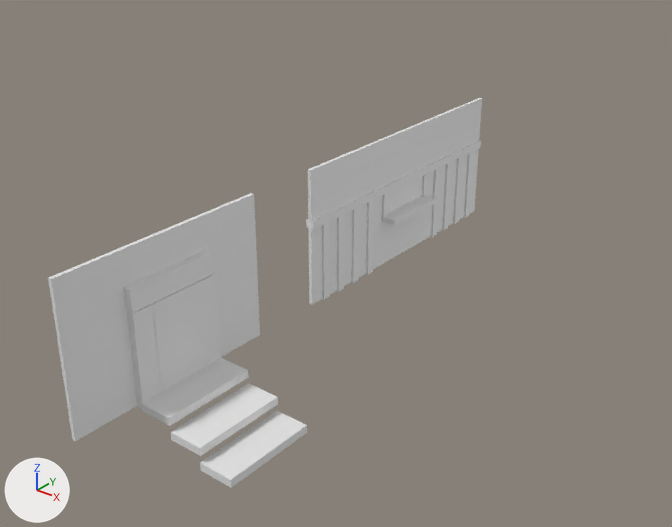
A saved change to the Blender file Blender/BeachTown/BeachTown.blend.
Before and after are seen from a camera (50 mm lens) standing at (126.4, -104.8, 103.9) and looking at (-9.4, 64.9, -1.3). Every picture has the same lights, and +X, +Y and +Z are marked at lower left. The picture after the commit comes second.

Before the edit, the objects in view are built like this:
```python
me_cube_006 = bpy.data.meshes.new('Cube.006')
me_cube_006.from_pydata(...)  # a box spanning x 10.9..18.8, y -10.7..10.8, z -3.9..-2.1
me_cube_008 = bpy.data.meshes.new('Cube.008')
me_cube_008.from_pydata(...)  # a box spanning x 0.6..1.4, y -25.3..24.4, z -0.2..33.2
me_cube_020 = bpy.data.meshes.new('Cube.020')
me_cube_020.from_pydata(...)  # a box spanning x -1.0..1.0, y -1.0..1.0, z -1.0..1.0
ob_cube_011 = bpy.data.objects.new('Cube.011', me_cube_020)
ob_cube_011.location = (3.3, 79.0, 12.5)
ob_cube_011.scale = (1.98, 9.32, 0.671)
ob_door_005 = bpy.data.objects.new('Door.005', me_cube_006)
ob_door_005.location = (0.0, 0.0, 0.0)
ob_doorwall_001 = bpy.data.objects.new('DoorWall.001', me_cube_008)
ob_doorwall_001.location = (0.0, 79.7, 0.0)
ob_doorwall_001.scale = (1.0, 1.47, 1.0)
# also in view: 'Door.001' at (2.2, 8.1, 10.2); 'Door.002' at (2.2, -8.2, 10.2); 'Door' at (2.2, -0.1, 10.2); 'Door.004' at (6.8, 0.0, 0.1); 'DoorWall' at (1.0, -0.5, 16.5)
```
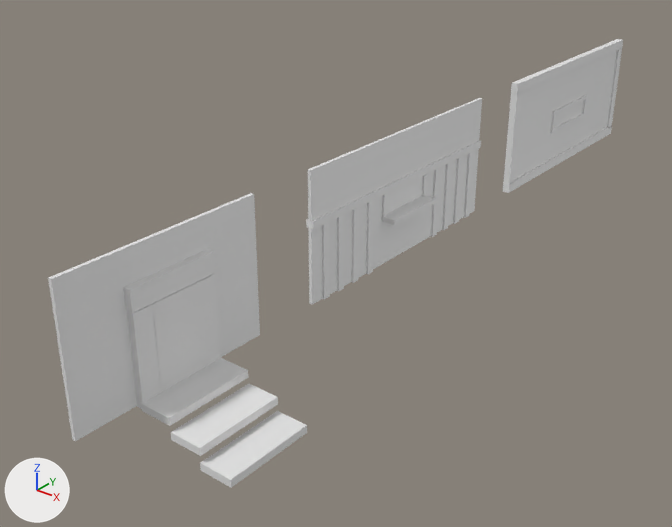
Commit message: Beach Town
- window wall

Where the change shows, as pixel boxes [x1, y1, x2, y2] in the pictures (672 x 527 px):
'DoorWall.002', added
    after: [514, 51, 617, 180]
'Cube.017', added
    after: [511, 39, 623, 94]
'Cube.016', added
    after: [503, 127, 612, 193]
'Cube.019', added
    after: [504, 91, 522, 184]
'Cube.018', added
    after: [607, 48, 622, 128]
'Cube.013', added
    after: [554, 113, 584, 132]
'Cube.012', added
    after: [555, 96, 586, 114]
'Cube.014', added
    after: [551, 111, 556, 133]

What the commit changed:
Object 'DoorWall.002' (ob_doorwall_002) is new; it shows a copy of the mesh of ob_doorwall_001.
Its location is (0.0, 172.3, 0.0).
Its scale is (1.0, 1.47, 1.0).
Object 'Cube.019' (ob_cube_019) is new; it shows a copy of the mesh of ob_cube_011.
Its location is (1.0, 136.0, 16.5).
Its rotation in degrees is (90, 0, 0).
Its scale is (1.0, 14.2, 1.45).
Object 'Cube.018' (ob_cube_018) is new; it shows a copy of the mesh of ob_cube_011.
Its location is (1.0, 207.5, 16.5).
Its rotation in degrees is (90, 0, 0).
Its scale is (1.0, 14.2, 1.45).
Object 'Cube.017' (ob_cube_017) is new; it shows a copy of the mesh of ob_cube_011.
Its location is (1.0, 171.7, 31.9).
Its scale is (1.0, 37.2, 1.45).
Object 'Cube.016' (ob_cube_016) is new; it shows a copy of the mesh of ob_cube_011.
Its location is (1.0, 171.7, 1.1).
Its scale is (1.0, 37.2, 1.45).
Object 'Cube.015' (ob_cube_015) is new; it shows a copy of the mesh of ob_cube_011.
Its location is (1.0, 183.8, 15.4).
Its scale is (1.0, 0.555, 3.58).
Object 'Cube.014' (ob_cube_014) is new; it shows a copy of the mesh of ob_cube_011.
Its location is (1.0, 161.2, 15.4).
Its scale is (1.0, 0.555, 3.58).
Object 'Cube.013' (ob_cube_013) is new; it shows a copy of the mesh of ob_cube_011.
Its location is (1.6, 172.5, 12.5).
Its scale is (0.428, 10.9, 0.622).
Object 'Cube.012' (ob_cube_012) is new; it shows a copy of the mesh of ob_cube_011.
Its location is (1.6, 172.5, 18.4).
Its scale is (0.428, 10.9, 0.622).
